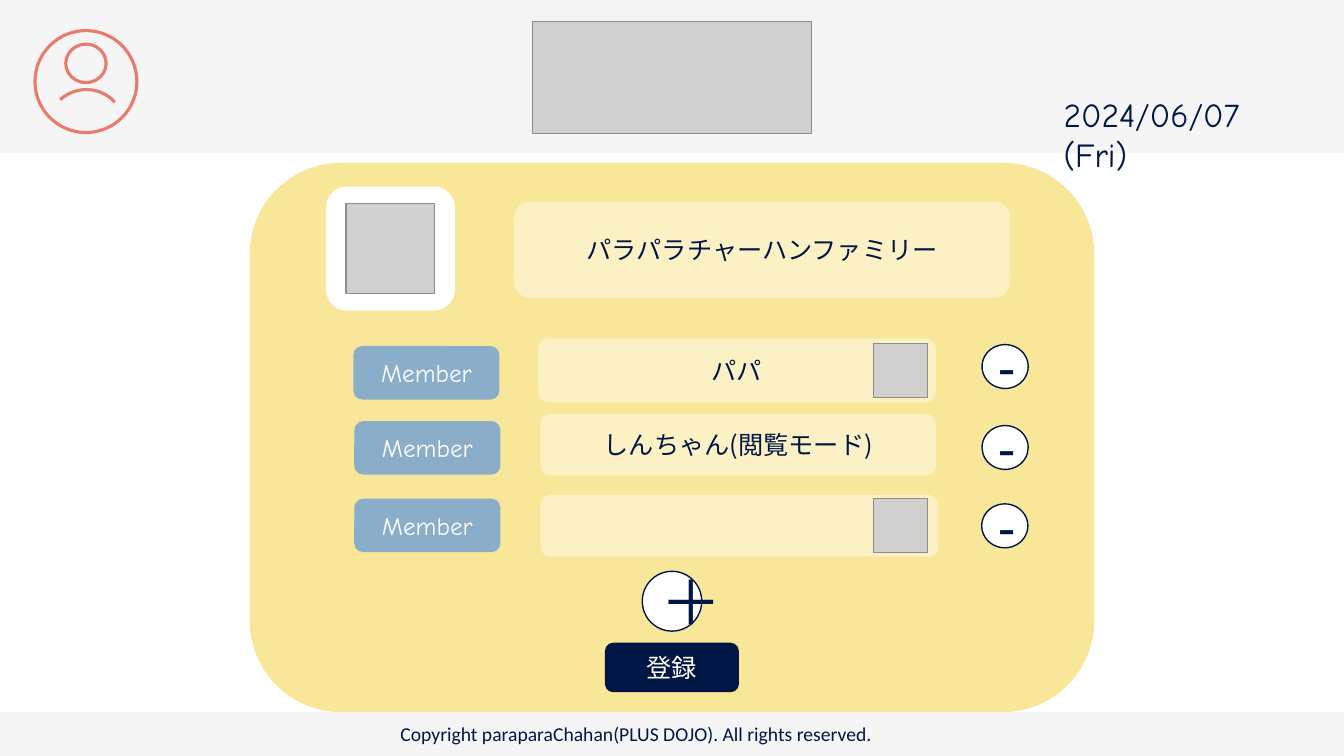
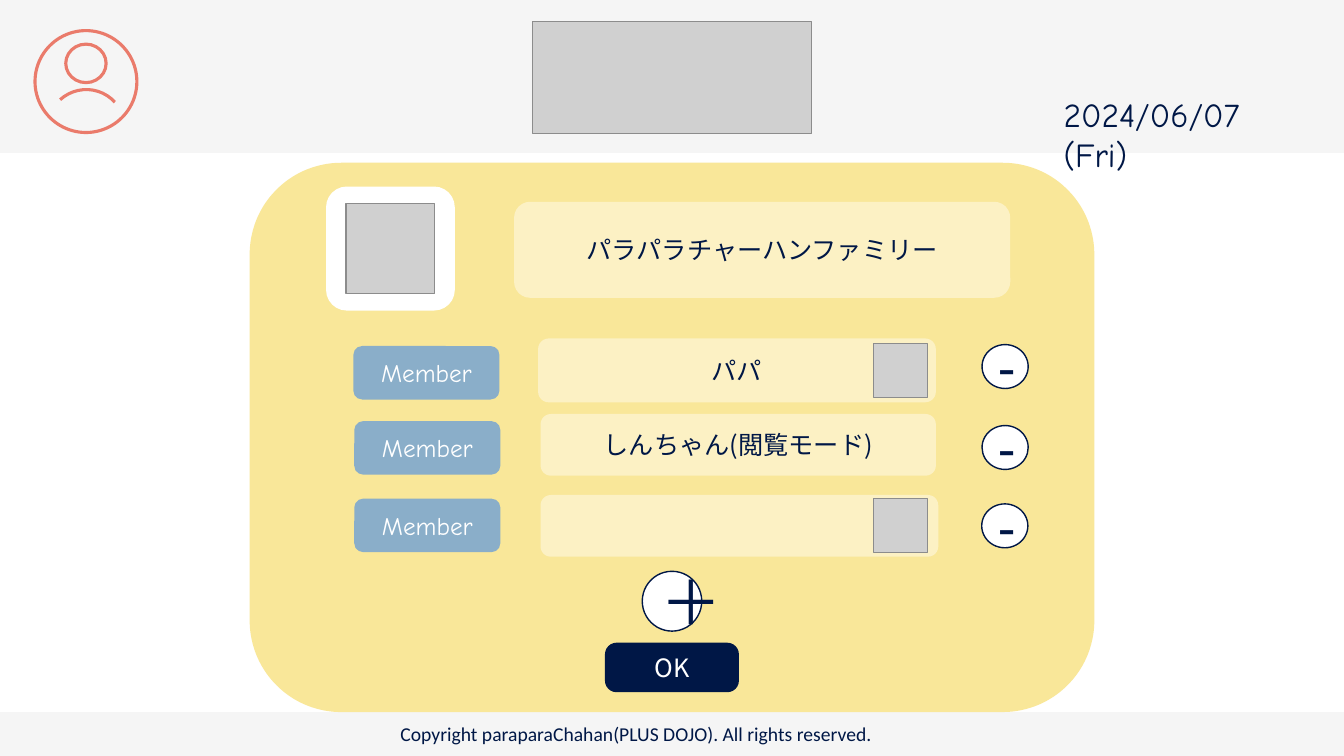
Before and after one commit to plusdojo2024/C2, a slide deck: slide 9 of doc/13_外部設計/famiLink 画面デザイン.pptx (slide 11 before the commit). Drawn at 1344x756 pixels with LibreOffice and Linux fonts; fonts in the diff are those of the drawing; grey boxes stand for pictures. Boxes give left, top, right and bottom in pixels: in the first picture for what was removed or moved away, otherwise in the second. Text is boxed around its words. In the diff, an @@ line names an element or a change of style, - is before the commit and + after.

```diff
--- a/doc/13_外部設計/famiLink 画面デザイン.pptx
+++ b/doc/13_外部設計/famiLink 画面デザイン.pptx
@@ rounded rectangle "OK" at (605,643,739,693): proportions changed @@
@@ text in rounded rectangle at (654,658,689,678): text changed @@
-登録
+OK
```
Also in this commit, not shown: 6 other slides changed, 1 slide added, 2 slides removed.
